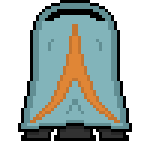
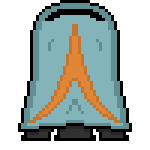
Layers edited between the first and the second 150x150 image:
painted on "shading" over [45, 111, 105, 117]
